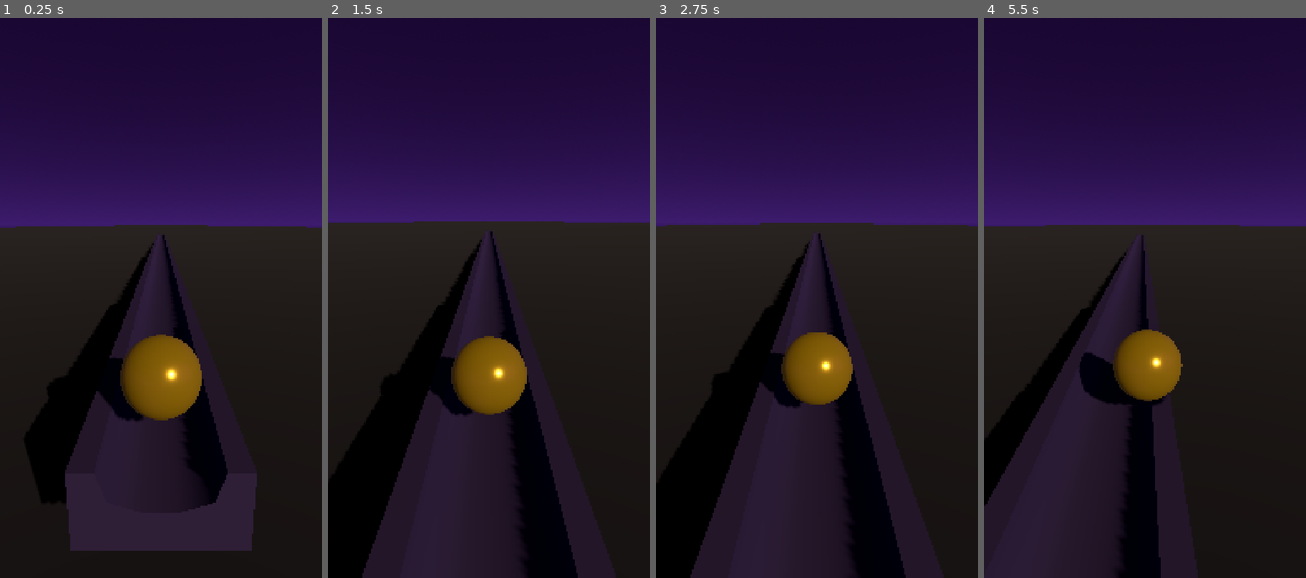
Above: before the commit, frames 1-4 (left to right).
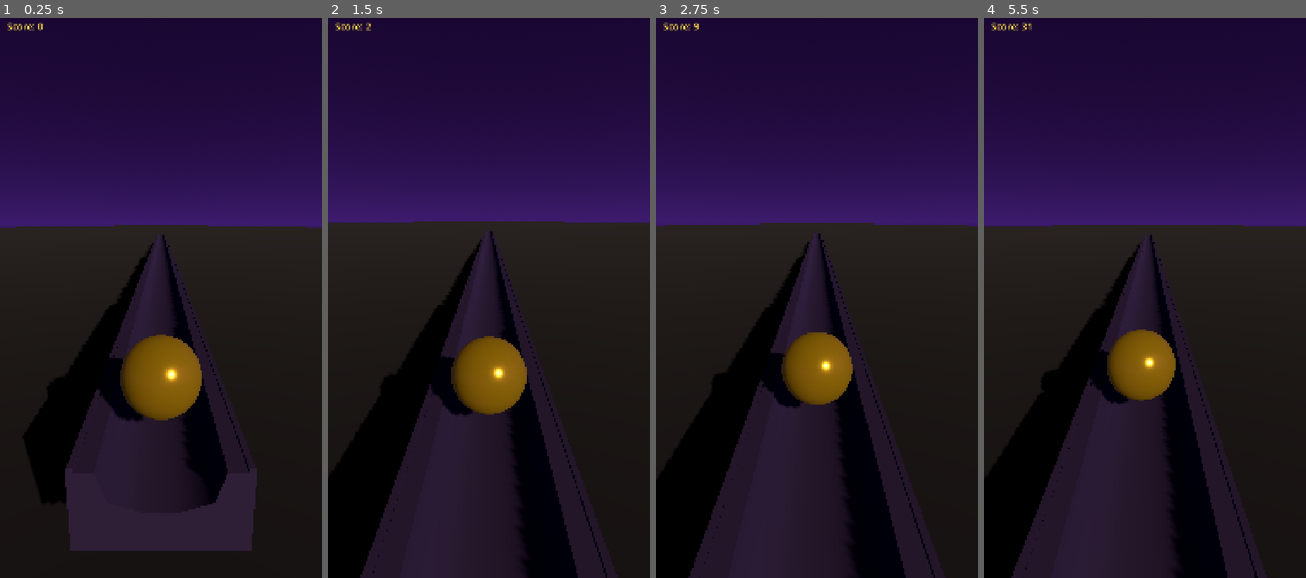
Above: after the commit, the same moments.

Repository: Ebrahassad/marble-rush
Game: Godot game, scene res://scenes/Main.tscn
Same seed, same stepped clock (60 frames per second), same inputs: the game is played once before the commit and once after it.
Inputs (mouse positions are in pixels of both pictures, inside the frame that each line leads up to):
- Up to frame 1 (0.25 s): no input
- Up to frame 2 (1.5 s): move the mouse to (559, 264) at 0.52 s; click (559, 264) at 0.67 s; drag from (424, 320) to (472, 404) at 1.27 s
- Up to frame 3 (2.75 s): move the mouse to (849, 163) at 2.02 s; click (849, 163) at 2.17 s
- Up to frame 4 (5.5 s): drag from (1128, 404) to (1048, 208) at 2.77 s; move the mouse to (1241, 376) at 3.52 s; click (1241, 376) at 3.67 s; drag from (1048, 208) to (1096, 146) at 4.27 s; move the mouse to (1161, 292) at 5.02 s; click (1161, 292) at 5.17 s

The runs differ from the first frame. In frame 1, 0.3% of the frame differs, in the area x 2-80%, y 0-81%; in frame 2, 0.4%; in frame 3, 0.4%; in frame 4, 14%, in the area x 0-81%, y 0-100%.

Commit message:
Add score, game over/restart, and glowing edge rails on track

Diff:
--- a/project.godot
+++ b/project.godot
@@ -10,6 +10,7 @@
 [autoload]
 
 ThemeManager="*res://scripts/theme_manager.gd"
+GameManager="*res://scripts/game_manager.gd"
 
 [display]
 
--- a/scenes/Main.tscn
+++ b/scenes/Main.tscn
@@ -1,10 +1,11 @@
-[gd_scene load_steps=7 format=3]
+[gd_scene load_steps=9 format=3]
 
 [ext_resource type="PackedScene" path="res://scenes/Ball.tscn" id="1"]
 [ext_resource type="PackedScene" path="res://scenes/TrackPiece.tscn" id="2"]
 [ext_resource type="Script" path="res://scripts/camera_follow.gd" id="3"]
 [ext_resource type="Script" path="res://scripts/track_manager.gd" id="4"]
 [ext_resource type="Script" path="res://scripts/environment_theme.gd" id="5"]
+[ext_resource type="Script" path="res://scripts/hud.gd" id="6"]
 
 [sub_resource type="PlaneMesh" id="PlaneMesh_1"]
 size = Vector2(600, 3000)
@@ -41,3 +42,46 @@
 script = ExtResource("4")
 track_piece_scene = ExtResource("2")
 ball_path = NodePath("../Ball")
+
+[node name="HUD" type="CanvasLayer" parent="."]
+script = ExtResource("6")
+ball_path = NodePath("../Ball")
+
+[node name="ScoreLabel" type="Label" parent="HUD"]
+offset_left = 24.0
+offset_top = 48.0
+offset_right = 300.0
+offset_bottom = 90.0
+theme_override_font_sizes/font_size = 32
+theme_override_colors/font_color = Color(1, 0.85, 0.3, 1)
+text = "Score: 0"
+
+[node name="GameOverPanel" type="Control" parent="HUD"]
+anchor_right = 1.0
+anchor_bottom = 1.0
+visible = false
+
+[node name="GameOverLabel" type="Label" parent="HUD/GameOverPanel"]
+anchor_left = 0.5
+anchor_top = 0.4
+anchor_right = 0.5
+anchor_bottom = 0.4
+offset_left = -150.0
+offset_right = 150.0
+horizontal_alignment = 1
+theme_override_font_sizes/font_size = 48
+theme_override_colors/font_color = Color(1, 0.85, 0.3, 1)
+text = "Game Over"
+
+[node name="RestartButton" type="Button" parent="HUD/GameOverPanel"]
+anchor_left = 0.5
+anchor_top = 0.55
+anchor_right = 0.5
+anchor_bottom = 0.55
+offset_left = -100.0
+offset_right = 100.0
+offset_top = 0.0
+offset_bottom = 60.0
+text = "Restart"
+
+[connection signal="pressed" from="HUD/GameOverPanel/RestartButton" to="HUD" method="_on_restart_pressed"]
--- a/scenes/TrackPiece.tscn
+++ b/scenes/TrackPiece.tscn
@@ -1,10 +1,19 @@
-[gd_scene load_steps=4 format=3]
+[gd_scene load_steps=6 format=3]
 
 [ext_resource type="PackedScene" path="res://assets/track/straight.glb" id="1"]
 [ext_resource type="Script" path="res://scripts/track_piece.gd" id="2"]
 
 [sub_resource type="BoxShape3D" id="BoxShape3D_1"]
 size = Vector3(2.2, 0.2, 2.2)
+
+[sub_resource type="BoxMesh" id="BoxMesh_rail"]
+size = Vector3(0.08, 0.06, 2.2)
+
+[sub_resource type="StandardMaterial3D" id="StandardMaterial3D_rail"]
+albedo_color = Color(1, 0.75, 0.15, 1)
+emission_enabled = true
+emission = Color(1, 0.6, 0.05, 1)
+emission_energy_multiplier = 1.2
 
 [node name="TrackPiece" type="StaticBody3D"]
 script = ExtResource("2")
@@ -15,3 +24,13 @@
 [node name="CollisionShape3D" type="CollisionShape3D" parent="."]
 transform = Transform3D(1, 0, 0, 0, 1, 0, 0, 0, 1, 0, 1.0, 0)
 shape = SubResource("BoxShape3D_1")
+
+[node name="RailLeft" type="MeshInstance3D" parent="."]
+transform = Transform3D(1, 0, 0, 0, 1, 0, 0, 0, 1, -1.05, 1.12, 0)
+mesh = SubResource("BoxMesh_rail")
+surface_material_override/0 = SubResource("StandardMaterial3D_rail")
+
+[node name="RailRight" type="MeshInstance3D" parent="."]
+transform = Transform3D(1, 0, 0, 0, 1, 0, 0, 0, 1, 1.05, 1.12, 0)
+mesh = SubResource("BoxMesh_rail")
+surface_material_override/0 = SubResource("StandardMaterial3D_rail")
--- a/scripts/ball_controller.gd
+++ b/scripts/ball_controller.gd
@@ -5,7 +5,8 @@
 @export var steer_force: float = 10.0
 @export var jump_impulse: float = 6.0
 @export var fast_fall_force: float = 25.0
-@export var lane_limit: float = 0.6
+@export var lane_limit: float = 0.4
+@export var fall_death_y: float = -5.0
 
 var touch_start_x: float = 0.0
 var touch_start_y: float = 0.0
@@ -34,6 +35,14 @@
 		_apply_material_recursive(child, mat)
 
 func _physics_process(delta: float) -> void:
+	if GameManager.is_game_over:
+		return
+
+	if global_position.y < fall_death_y:
+		GameManager.trigger_game_over()
+		freeze = true
+		return
+
 	if linear_velocity.z > -max_forward_speed:
 		apply_central_force(Vector3(0, 0, -forward_speed * mass))
 
@@ -46,6 +55,9 @@
 		apply_central_force(Vector3(0, -fast_fall_force * mass, 0))
 
 func _input(event: InputEvent) -> void:
+	if GameManager.is_game_over:
+		return
+
 	if event is InputEventScreenTouch:
 		if event.pressed:
 			touch_start_x = event.position.x
--- /dev/null
+++ b/scripts/game_manager.gd
@@ -0,0 +1,14 @@
+extends Node
+
+signal game_over
+
+var is_game_over: bool = false
+
+func reset() -> void:
+	is_game_over = false
+
+func trigger_game_over() -> void:
+	if is_game_over:
+		return
+	is_game_over = true
+	emit_signal("game_over")
--- /dev/null
+++ b/scripts/hud.gd
@@ -0,0 +1,20 @@
+extends CanvasLayer
+
+@export var ball_path: NodePath
+var ball: Node3D
+
+func _ready() -> void:
+	ball = get_node(ball_path)
+	GameManager.game_over.connect(_on_game_over)
+	$GameOverPanel.visible = false
+
+func _process(_delta: float) -> void:
+	if ball and not GameManager.is_game_over:
+		var distance: int = int(-ball.global_position.z)
+		$ScoreLabel.text = "Score: %d" % max(distance, 0)
+
+func _on_game_over() -> void:
+	$GameOverPanel.visible = true
+
+func _on_restart_pressed() -> void:
+	get_tree().reload_current_scene()
